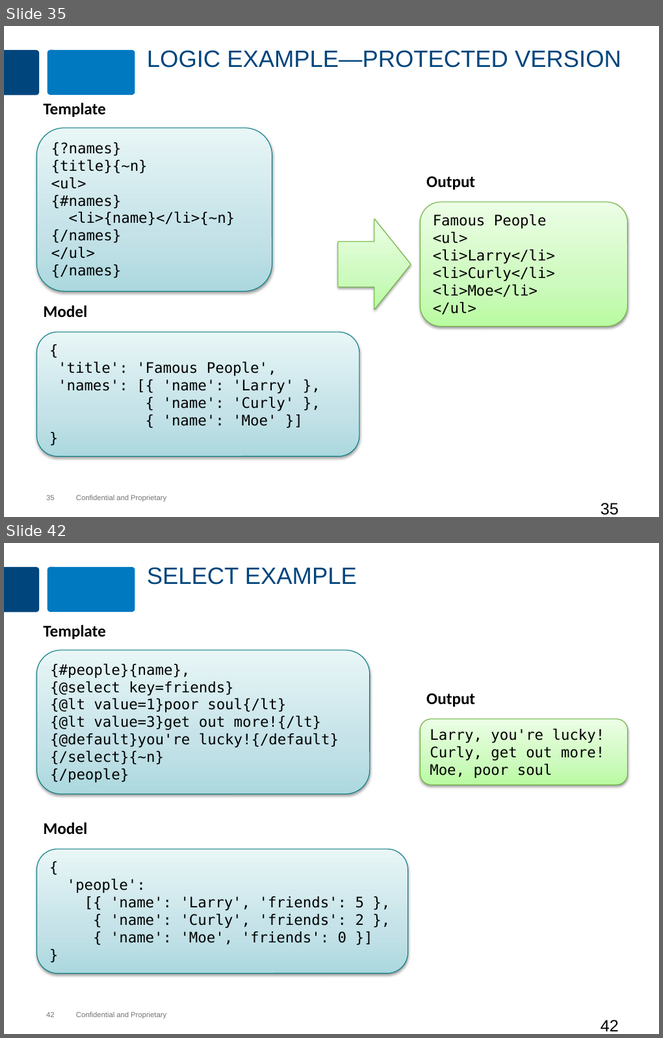
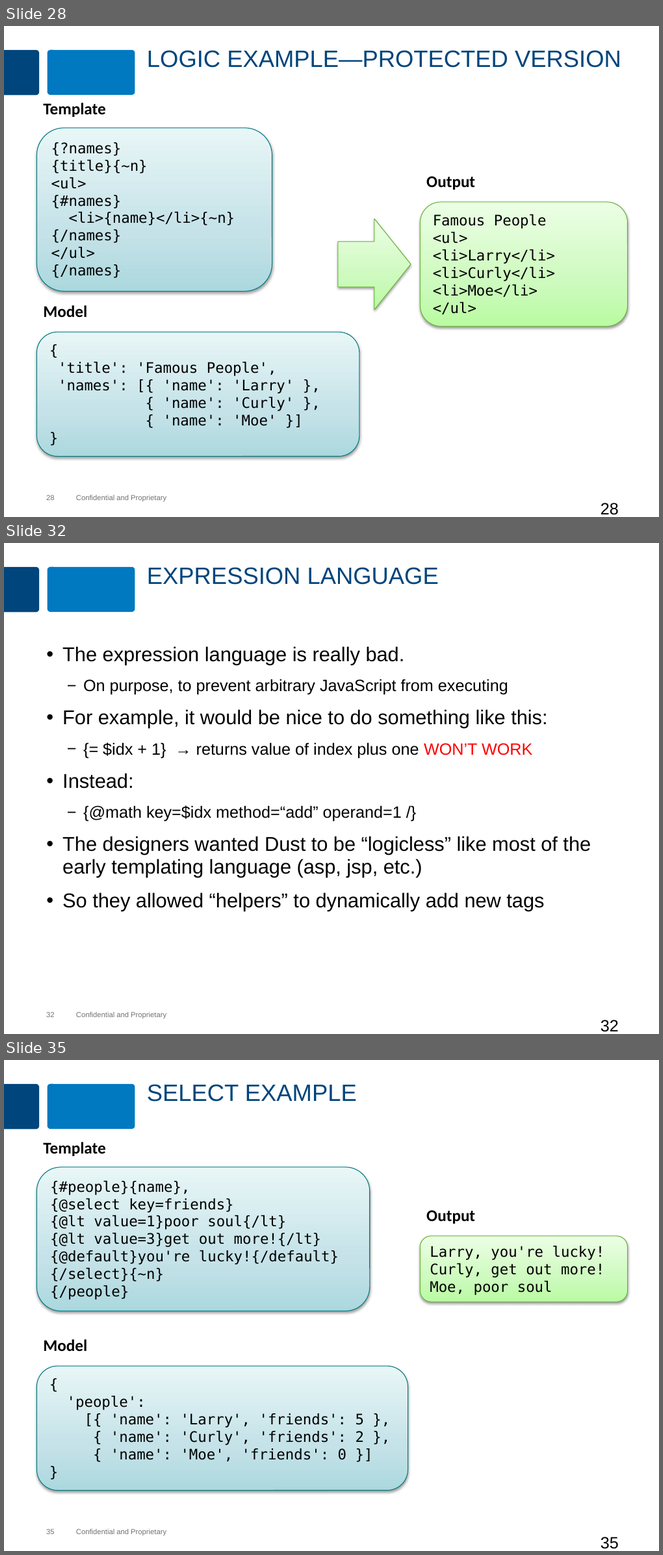
Before and after one commit to MaxMillington/nodePractice, a slide deck: node/lesson-83-dustjs/dustjs.pptx. Shown one above the other, each under a label of ours: slides 35 and 42 before the commit, slides 28, 32 and 35 after it; the slides between them are not shown. The pictures are 663x1038 and 663x1555 pixels, drawn with LibreOffice and Linux fonts; fonts in the diff are those of the drawing; background and template pictures are left out. Boxes give left, top, right and bottom in pixels: in the first picture for what was removed or moved away, otherwise in the second. Text is boxed around its words. In the diff, an @@ line names an element or a change of style, - is before the commit and + after.

Commit message:
Modified the ppt and lab instructions for Dust

```diff
--- a/node/lesson-83-dustjs/dustjs.pptx
+++ b/node/lesson-83-dustjs/dustjs.pptx
@@ slide 32 added at (4, 543, 659, 1034), background #FFFFFF; not listed: 4 template elements that a slide beside it also shows @@
@@ title added at (147, 567, 439, 585), 26 pt, text #00457C @@
+EXPRESSION LANGUAGE
@@ text added at (62, 646, 591, 911), 22 pt, text #000000 @@
+• The expression language is really bad.
+  − On purpose, to prevent arbitrary JavaScript from executing
+• For example, it would be nice to do something like this:
+  − {= $idx + 1} → returns value of index plus one WON’T WORK
+• Instead:
+  − {@math key=$idx method=“add” operand=1 /}
+• The designers wanted Dust to be “logicless” like most of the early templating language (asp, jsp, etc.)
+• So they allowed “helpers” to dynamically add new tags
@@ page number added at (601, 1020, 619, 1032), 18 pt, text #000000 @@
+32
@@ what was slide 35 is now slide 28 @@
@@ page number at (46, 495, 54, 500): text changed @@
-35
+28
@@ page number at (601, 503, 619, 515): text changed @@
-35
+28
@@ what was slide 42 is now slide 35 @@
@@ page number at (46, 1529, 54, 1534): text changed @@
-42
+35
@@ page number at (601, 1537, 619, 1549): text changed @@
-42
+35
```
Also in this commit, not shown: 11 slides changed, 1 other slide added, 16 slides removed, 4 other files.
